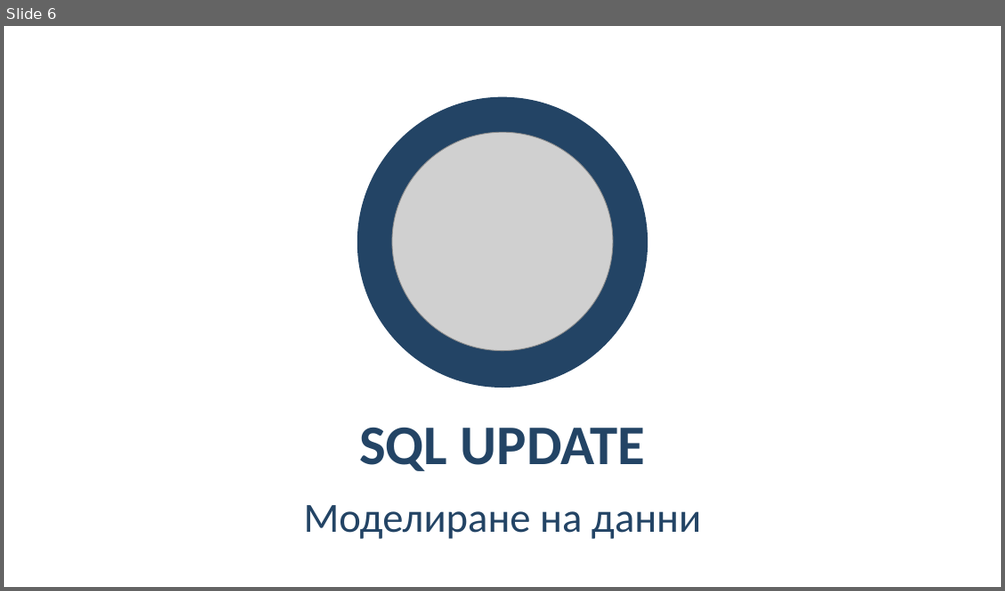
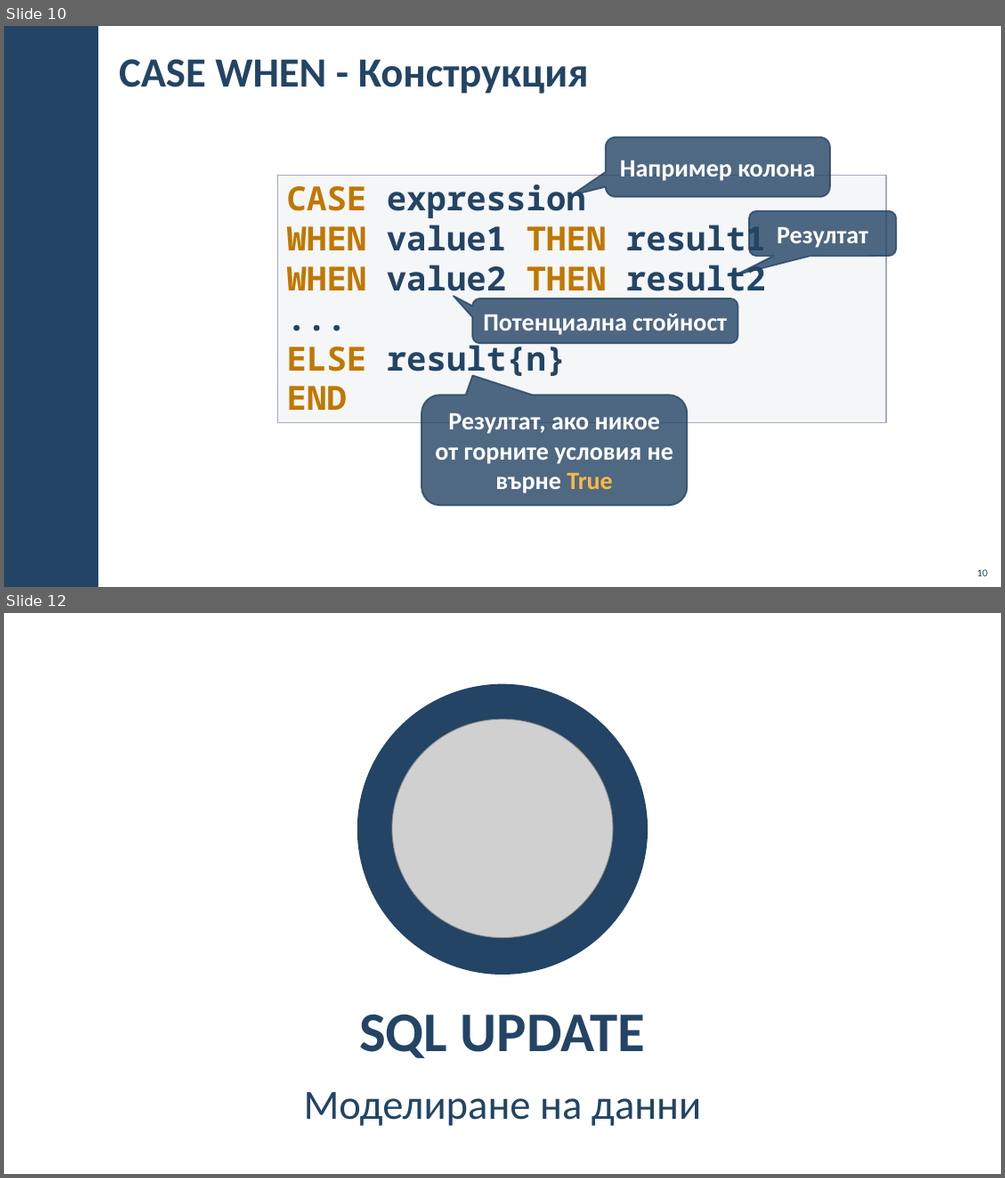
Before and after one commit to BG-IT-Edu/School-Programming, a slide deck: Courses/Software-Sciences/Module-3-Databases-New/05-SQL-INSERT-UPDATE-DELETE/05-SQL-INSERT-UPDATE-DELETE.pptx. Shown one above the other, each under a label of ours: slide 6 before the commit, slides 10 and 12 after it; the slides between them are not shown. The pictures are 1005x591 and 1005x1178 pixels, drawn with LibreOffice and Linux fonts; fonts in the diff are those of the drawing; grey boxes stand for pictures; background and template pictures are left out. Boxes give left, top, right and bottom in pixels: in the first picture for what was removed or moved away, otherwise in the second. Text is boxed around its words. In the diff, an @@ line names an element or a change of style, - is before the commit and + after.

```diff
--- a/Courses/Software-Sciences/Module-3-Databases-New/05-SQL-INSERT-UPDATE-DELETE/05-SQL-INSERT-UPDATE-DELETE.pptx
+++ b/Courses/Software-Sciences/Module-3-Databases-New/05-SQL-INSERT-UPDATE-DELETE/05-SQL-INSERT-UPDATE-DELETE.pptx
@@ slide 10 added at [4,26,1001,587], background #FFFFFF @@
@@ rectangle added at [4,26,98,587], fill #234465 @@
@@ title added at [119,59,589,94], 40 pt, text #234465, bold @@
+CASE WHEN - Конструкция
@@ rounded speech box added at [606,137,830,197], fill #234465 at 80% opacity, outline #234465 1.5 pt, 24 pt, text #FFFFFF, bold @@
+Например колона
@@ rectangle added at [278,175,886,422], fill #C2C7D2 at 15% opacity, outline #A3ABBC 1 pt, 32 pt, text #234465, bold @@
+CASE expression
+WHEN value1 THEN result1
+WHEN value2 THEN result2
+...
+ELSE result{n}
+END
@@ rounded speech box added at [749,211,896,256], fill #234465 at 80% opacity, outline #234465 1.5 pt, 24 pt, text #FFFFFF, bold @@
+Резултат
@@ rounded speech box added at [472,298,737,343], fill #234465 at 80% opacity, outline #234465 1.5 pt, 24 pt, text #FFFFFF, bold @@
+Потенциална стойност
@@ rounded speech box added at [421,394,687,506], fill #234465 at 80% opacity, outline #234465 1.5 pt, 24 pt, text #FFFFFF, bold @@
+Резултат, ако никое от горните условия не върне True
@@ page number added at [977,569,987,576], 10 pt, text #234465 @@
+10
@@ what was slide 6 is now slide 12 @@
```
Also in this commit, not shown: 5 other slides added.
